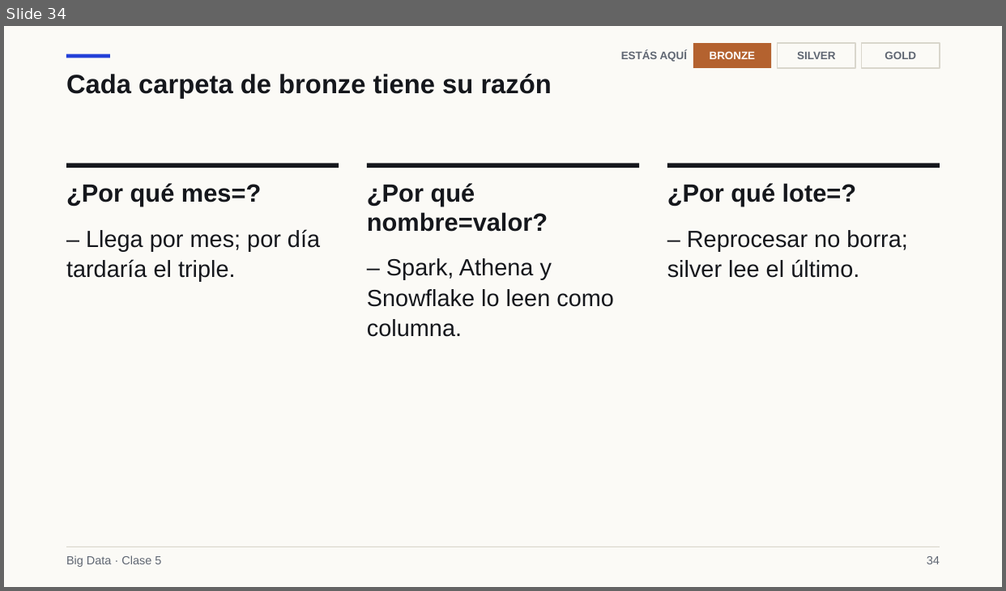
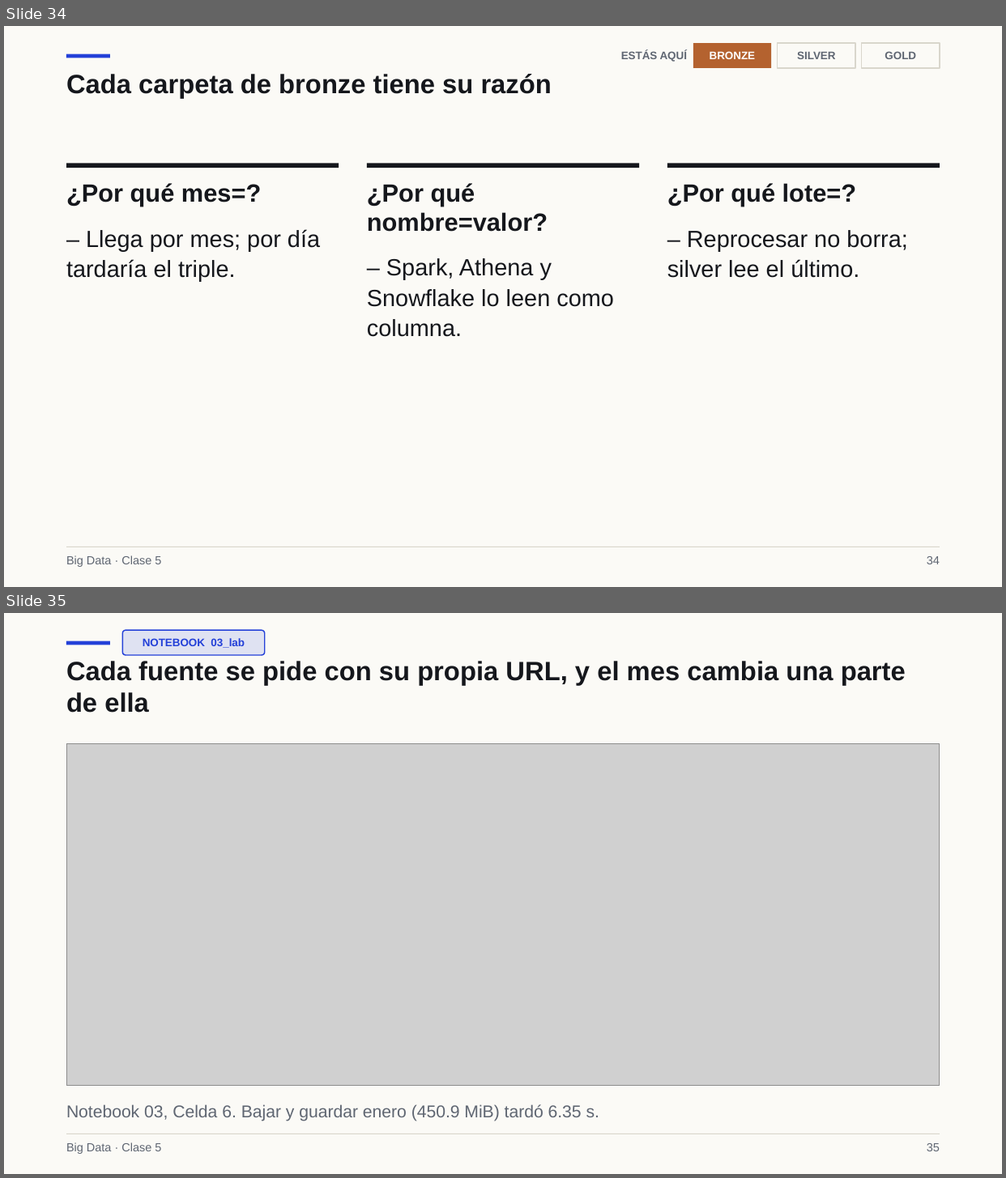
Before and after one commit to Apaezc/bigdata-udem-2026, a slide deck: curso/clase05/deck/slides.pptx. Shown one above the other, each under a label of ours: slide 34 before the commit, slides 34 and 35 after it. The pictures are 1006x591 and 1006x1178 pixels, drawn with LibreOffice and Linux fonts; fonts in the diff are those of the drawing; grey boxes stand for pictures. Boxes give left, top, right and bottom in pixels: in the first picture for what was removed or moved away, otherwise in the second. Text is boxed around its words. In the diff, an @@ line names an element or a change of style, - is before the commit and + after.

```diff
--- a/curso/clase05/deck/slides.pptx
+++ b/curso/clase05/deck/slides.pptx
@@ slide 35 added at [4, 613, 1002, 1174], background #FBFAF6 @@
@@ rounded rectangle added at [122, 630, 265, 655], fill #DFE2F2, outline #2340D8 1.12 pt @@
@@ rectangle added at [66, 641, 109, 645], fill #2340D8 @@
@@ text added at [66, 661, 906, 713], 25.5 pt, text #15171C, bold @@
+Cada fuente se pide con su propia URL, y el mes cambia una parte de ella
@@ text added at [143, 638, 245, 648], 10.5 pt, text #2340D8, bold @@
+NOTEBOOK 03_lab
@@ picture added at [66, 743, 940, 1085] @@
@@ text added at [66, 1105, 599, 1122], 16.5 pt, text #5F6672 @@
+Notebook 03, Celda 6. Bajar y guardar enero (450.9 MiB) tardó 6.35 s.
@@ rectangle added at [66, 1134, 940, 1135], fill #D9D6CC @@
@@ text added at [66, 1143, 161, 1154], 11.2 pt, text #5F6672 @@
+Big Data · Clase 5
@@ text added at [927, 1144, 940, 1152], 11.2 pt, text #5F6672 @@
+35
```
Also in this commit, not shown: 27 slides changed, 1 slide removed, 13 other files.
